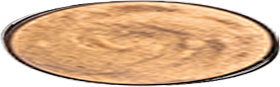
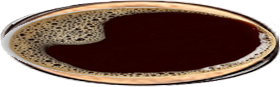
Before/after of a (280, 87) layered artwork. What changed in the layer stack:
added layer "Layer 1" above "blended_latte" over box(0, 6, 280, 83)
